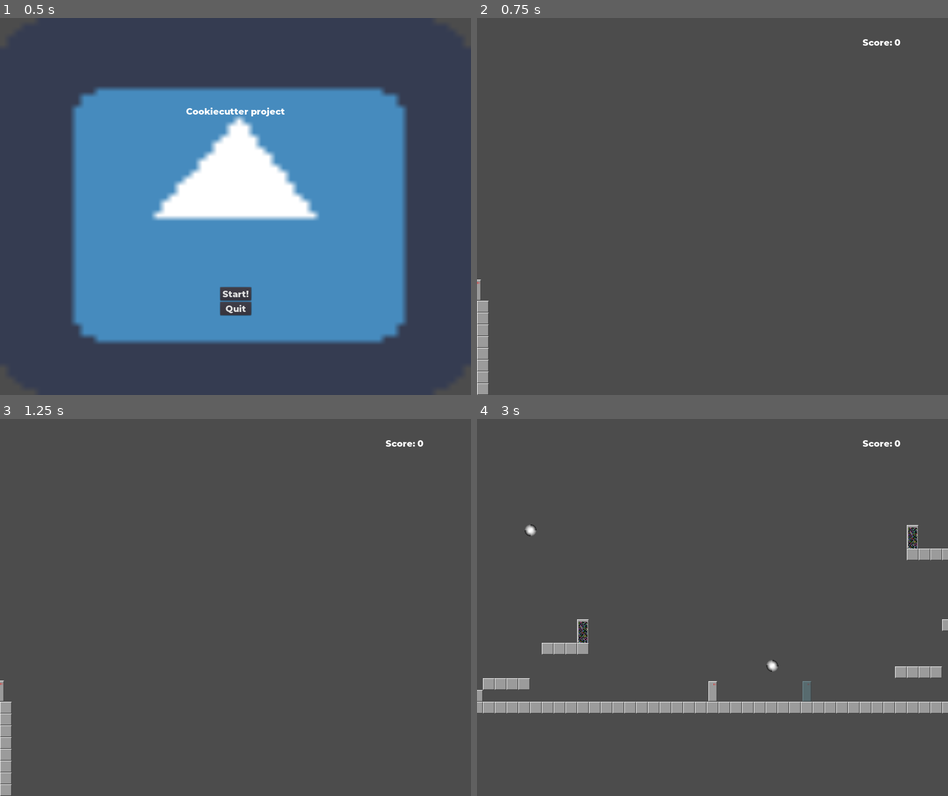
Above: before the commit, frames 1-4 (two rows, left to right).
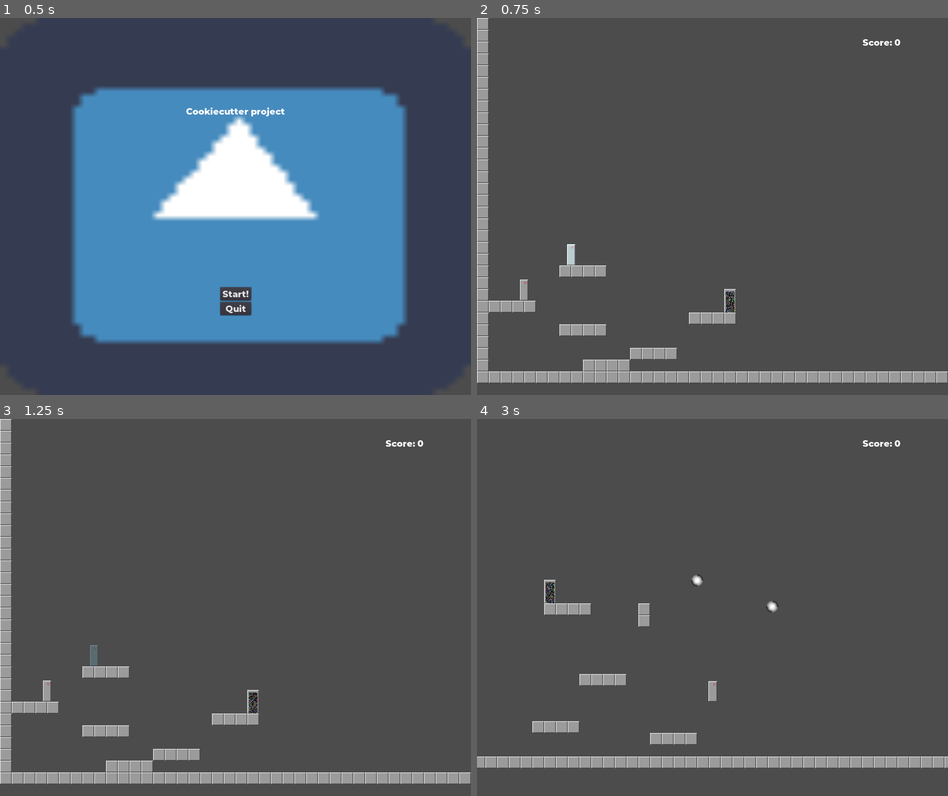
Above: after the commit, the same moments.

Repository: aes/yap
Game: Godot game, scene res://src/ui/MainMenu.tscn
The game is run twice, just before and just after one commit, with the same random seed, the same clock (stepped at 60 frames per second) and the same inputs. The engine's default icon, where the game draws it, is replaced by a stand-in: a white triangle on a blue panel in a dark square.
Inputs:
- Up to frame 1 (0.5 s): no input
- Up to frame 2 (0.75 s): click "Start!" at 0.5 s
- Up to frame 3 (1.25 s): no input
- Up to frame 4 (3 s): tap Enter at 1.25 s; hold D (move_right) 1.28-2.78 s; tap J (interact) at 1.35, 2.1, 2.85 s; tap W (jump) at 1.52, 2.27 s; hold A (move_left) from 2.78 s (still down)

Frame 1 is identical in both runs. In frame 2, 6.5% of the frame differs, in the area x 0-100%, y 0-100%; in frame 3, 6.5%; in frame 4, 8.8%, in the area x 0-100%, y 27-93%.

Commit message:
Fix player position in LevelTemplate

Diff:
--- a/src/levels/LevelTemplate.tscn
+++ b/src/levels/LevelTemplate.tscn
@@ -26,6 +26,7 @@
 target_portal = "Portal"
 
 [node name="Player" parent="." instance=ExtResource( 1 )]
+position = Vector2( 128, 832 )
 coyote_time = 0.5
 
 [node name="Camera2D" type="Camera2D" parent="Player"]
